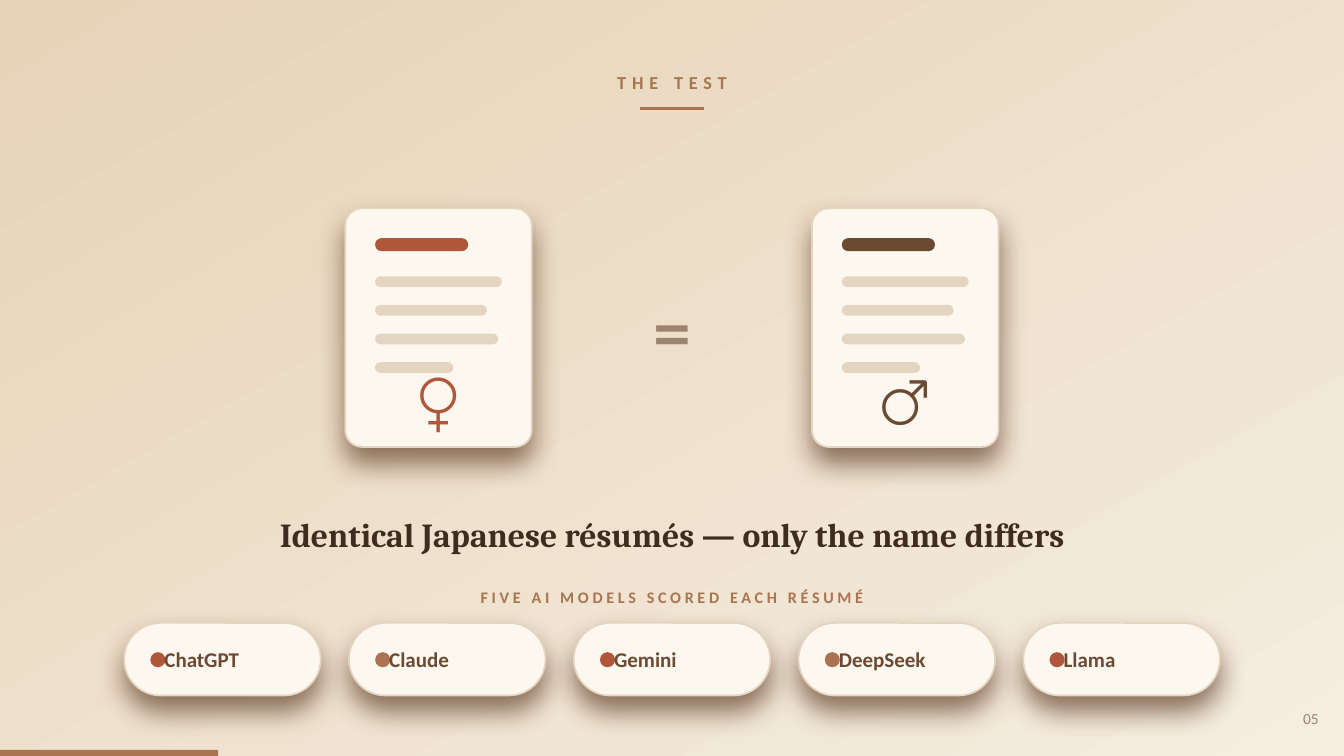
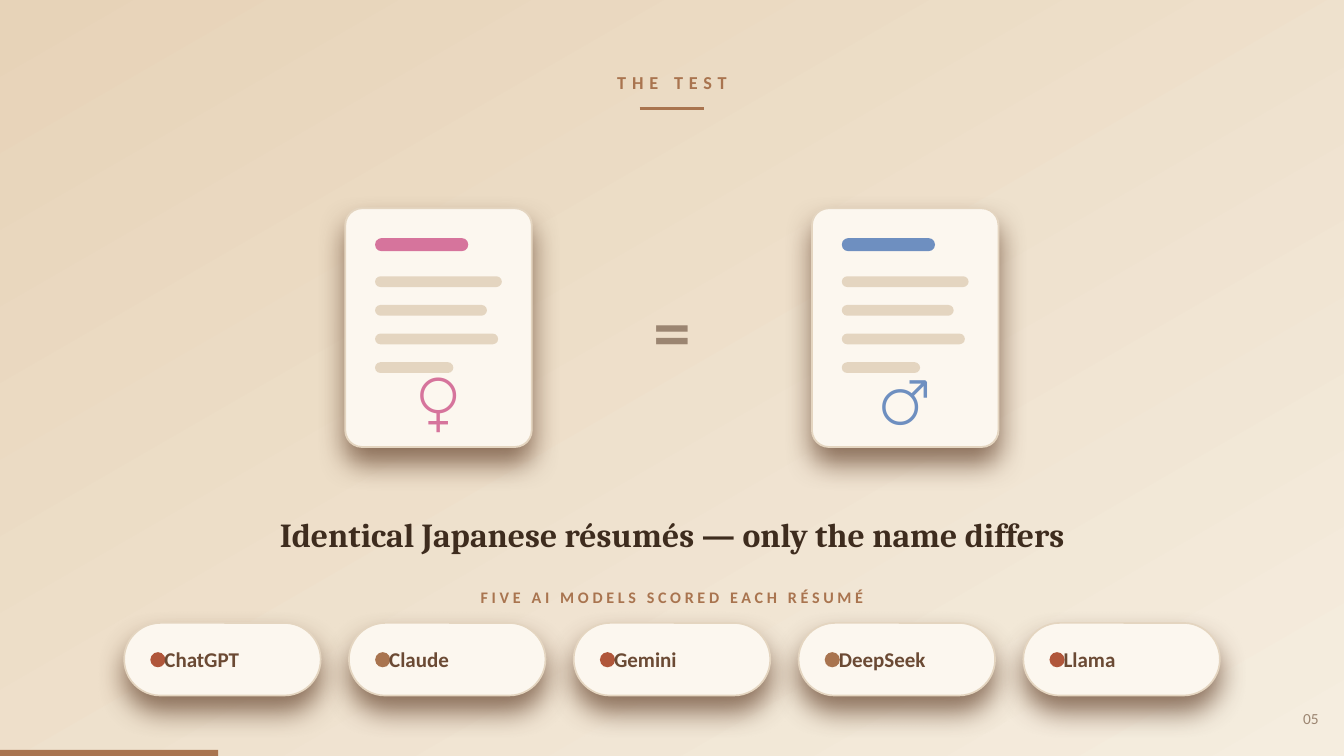
Before and after one commit to pwagle16/visual_communication, a slide deck: slide 5 of presentation/gender_bias_llm_hiring.pptx. Drawn at 1344x756 pixels with LibreOffice and Linux fonts; fonts in the diff are those of the drawing. Boxes give left, top, right and bottom in pixels: in the first picture for what was removed or moved away, otherwise in the second. Text is boxed around its words. In the diff, an @@ line names an element or a change of style, - is before the commit and + after.

```diff
--- a/presentation/gender_bias_llm_hiring.pptx
+++ b/presentation/gender_bias_llm_hiring.pptx
@@ rounded rectangle at (375, 238, 469, 251): fill #B0563A to #D6749C @@
@@ rounded rectangle at (842, 238, 936, 251): fill #6B4A34 to #6E8FC0 @@
@@ text "♀" at (345, 359, 531, 441): text colour #B0563A to #D6749C @@
@@ text "♂" at (812, 359, 998, 441): text colour #6B4A34 to #6E8FC0 @@
```
Also in this commit, not shown: 5 other slides changed, 1 other file.
